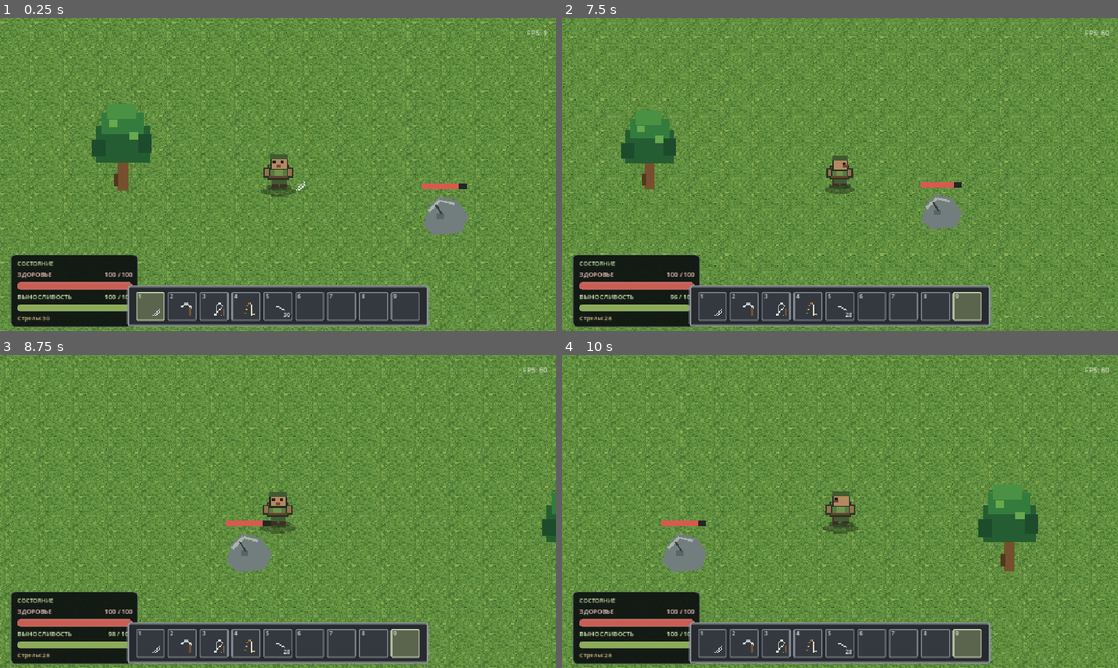
Above: before the commit, frames 1-4 (two rows, left to right).
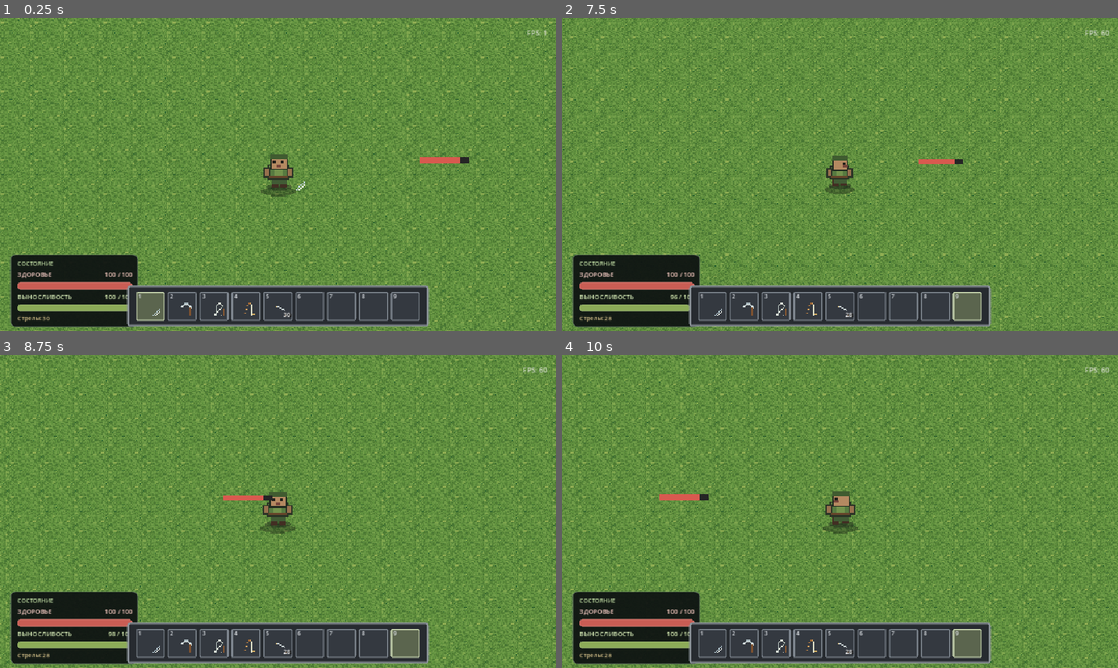
Above: after the commit, the same moments.

Repository: BigFluffyCatOnWatermelon/autism-gaming
Game: Godot game, scene res://scenes/world.tscn
The game is run twice, just before and just after one commit, with the same random seed, the same clock (stepped at 60 frames per second) and the same inputs.
Inputs (mouse positions are in pixels of both pictures, inside the frame that each line leads up to):
- Up to frame 1 (0.25 s): no input
- Up to frame 2 (7.5 s): click "1" at 0.5 s; click "2" at 1.25 s; click "3" at 2 s; click "4" at 2.75 s; click "5" at 3.5 s; click "6" at 4.25 s; click "7" at 5 s; click "8" at 5.75 s; click "9" at 6.5 s; tap Enter at 7.25 s; move the mouse to (962, 158) at 7.27 s; hold D (move_right) from 7.28 s (still down); hold Shift (run) from 7.28 s (still down); click (962, 158) at 7.42 s
- Up to frame 3 (8.75 s): release D (move_right) at 8 s; release Shift (run) at 8 s; drag from (166, 527) to (250, 574) at 8.02 s
- Up to frame 4 (10 s): move the mouse to (895, 442) at 8.77 s; hold D (move_right) 8.78-9.5 s; hold Right mouse button (attack_secondary) 8.78-9.5 s; tap Shift (run) at 9.05 s; drag from (812, 574) to (673, 464) at 9.52 s

The runs differ from the first frame. In frame 1, 2.7% of the frame differs, in the area x 16-85%, y 27-70%; in frame 2, 2.2%; in frame 3, 1.3%; in frame 4, 2.7%.

Commit message:
feat: use separate resource sprite assets

Diff:
--- a/scripts/resource_node.gd
+++ b/scripts/resource_node.gd
@@ -8,6 +8,7 @@
 	set(value):
 		resource_type = value
 		if is_inside_tree():
+			_update_visual()
 			queue_redraw()
 
 @export var max_health := 90.0
@@ -24,6 +25,7 @@
 	"crushing": 1.0,
 }
 
+var visual: Sprite2D
 var flash_timer := 0.0
 var sway_velocity := 0.0
 var destroying := false
@@ -36,6 +38,7 @@
 	hit_radius = 29.0 if kind == "tree" else 23.0
 	wood_drop_amount = 5
 	stone_drop_amount = 4
+	_update_visual()
 	queue_redraw()
 
 func _ready() -> void:
@@ -46,6 +49,14 @@
 		hit_radius = maxf(hit_radius, 29.0)
 	else:
 		hit_radius = maxf(hit_radius, 23.0)
+
+	visual = get_node_or_null("Visual") as Sprite2D
+	if visual == null:
+		visual = Sprite2D.new()
+		visual.name = "Visual"
+		add_child(visual)
+	_update_visual()
+
 	if get_node_or_null("CollisionShape2D") == null:
 		var collision := CollisionShape2D.new()
 		collision.name = "CollisionShape2D"
@@ -59,6 +70,24 @@
 		collision_mask = 0
 	queue_redraw()
 
+func _update_visual() -> void:
+	if visual == null:
+		return
+	var texture_path := "res://public/assets/objects/trees/tree.svg"
+	match resource_type:
+		"rock":
+			texture_path = "res://public/assets/objects/rocks/rock.svg"
+			visual.position = Vector2(0, -28)
+		"stump":
+			texture_path = "res://public/assets/objects/stumps/stump.svg"
+			visual.position = Vector2(0, -20)
+		_:
+			texture_path = "res://public/assets/objects/trees/tree.svg"
+			visual.position = Vector2(0, -48)
+	visual.texture = load(texture_path) as Texture2D
+	visual.texture_filter = CanvasItem.TEXTURE_FILTER_NEAREST
+	visual.z_index = -1
+
 func apply_damage(amount: float, damage_type: String = "crushing") -> bool:
 	if amount <= 0.0 or destroying or resource_type == "stump":
 		return false
@@ -69,6 +98,8 @@
 	var direction := -1.0 if randf() < 0.5 else 1.0
 	rotation += direction * deg_to_rad(4.0) * swing_strength
 	sway_velocity += direction * deg_to_rad(38.0) * swing_strength
+	if visual != null:
+		visual.modulate = Color(1.55, 1.55, 1.55, 1.0)
 	queue_redraw()
 	return health <= 0.0
 
@@ -102,7 +133,10 @@
 	health = 0.0
 	rotation = 0.0
 	modulate = Color.WHITE
+	if visual != null:
+		visual.modulate = Color.WHITE
 	destroying = false
+	_update_visual()
 	queue_redraw()
 
 func _finish_rock_break() -> void:
@@ -114,10 +148,9 @@
 		return
 	if flash_timer > 0.0:
 		flash_timer = maxf(0.0, flash_timer - delta)
-		if flash_timer == 0.0:
-			queue_redraw()
+		if flash_timer == 0.0 and visual != null:
+			visual.modulate = Color.WHITE
 	if not destroying and resource_type == "tree":
-		# Damped spring: impact adds angular velocity, while the trunk eases back to rest.
 		sway_velocity -= rotation * 26.0 * delta
 		sway_velocity *= exp(-7.5 * delta)
 		rotation += sway_velocity * delta
@@ -125,48 +158,9 @@
 
 func _draw() -> void:
 	if debug_selected:
-		draw_arc(Vector2(0, -12), 34.0 if resource_type == "tree" else 27.0, 0.0, TAU, 40, Color("#8ee6ff"), 2.0, true)
-
-	if resource_type == "tree":
-		draw_rect(Rect2(-5, 5, 10, 28), Color("#76502e"))
-		draw_rect(Rect2(-8, 17, 4, 12), Color("#51371f"))
-		draw_rect(Rect2(-25, -28, 50, 34), Color("#245d32"))
-		draw_rect(Rect2(-20, -40, 40, 20), Color("#347c3d"))
-		draw_rect(Rect2(-15, -48, 27, 14), Color("#4b9144"))
-		draw_rect(Rect2(-29, -15, 13, 16), Color("#1d4c2c"))
-		draw_rect(Rect2(14, -20, 13, 18), Color("#1d4c2c"))
-		draw_rect(Rect2(-13, -33, 8, 7), Color("#69a84d"))
-		draw_rect(Rect2(6, -22, 8, 7), Color("#69a84d"))
-	elif resource_type == "stump":
-		draw_rect(Rect2(-7, -2, 14, 18), Color("#76502e"))
-		draw_set_transform(Vector2(0, -4), 0.0, Vector2(1.0, 0.5))
-		draw_circle(Vector2.ZERO, 9.0, Color("#ad8750"))
-		draw_circle(Vector2.ZERO, 5.0, Color("#775536"))
-		draw_set_transform(Vector2.ZERO, 0.0, Vector2.ONE)
-		draw_line(Vector2(-4, -5), Vector2(3, -2), Color("#d4b47a"), 1.0)
-	else:
-		var points := PackedVector2Array([
-			Vector2(-20, 5), Vector2(-15, -12), Vector2(-5, -22),
-			Vector2(12, -18), Vector2(22, -3), Vector2(16, 12),
-			Vector2(-10, 14)
-		])
-		draw_colored_polygon(points, Color("#727e7d"))
-		draw_line(Vector2(-15, -8), Vector2(-4, -18), Color("#aab5a7"), 3.0)
-		draw_line(Vector2(-4, -18), Vector2(9, -15), Color("#aab5a7"), 2.0)
-		draw_rect(Rect2(-7, -6, 7, 5), Color("#596563"))
-		var damage_ratio := 1.0 - clampf(health / maxf(max_health, 1.0), 0.0, 1.0)
-		if damage_ratio > 0.18:
-			draw_line(Vector2(-8, -14), Vector2(-2, -5), Color("#343d3a"), 1.5)
-		if damage_ratio > 0.42:
-			draw_line(Vector2(-2, -5), Vector2(-10, 4), Color("#343d3a"), 1.5)
-		if damage_ratio > 0.66:
-			draw_line(Vector2(7, -15), Vector2(3, -7), Color("#343d3a"), 1.5)
-			draw_line(Vector2(3, -7), Vector2(14, 0), Color("#343d3a"), 1.5)
-
-	if flash_timer > 0.0:
-		draw_rect(Rect2(-8, -3, 16, 12), Color(1, 1, 1, 0.32))
+		draw_arc(Vector2(0, -30), 48.0 if resource_type == "tree" else 34.0, 0.0, TAU, 40, Color("#8ee6ff"), 2.0, true)
 	if resource_type != "stump" and health < max_health:
-		var width := 42.0
-		var top := -58.0 if resource_type == "tree" else -34.0
+		var width := 46.0
+		var top := -100.0 if resource_type == "tree" else -58.0
 		draw_rect(Rect2(-width * 0.5, top, width, 5), Color("#252525"))
-		draw_rect(Rect2(-width * 0.5, top, width * (health / max_health), 5), Color("#d85a4f"))
+		draw_rect(Rect2(-width * 0.5, top, width * clampf(health / maxf(max_health, 1.0), 0.0, 1.0), 5), Color("#d85a4f"))
